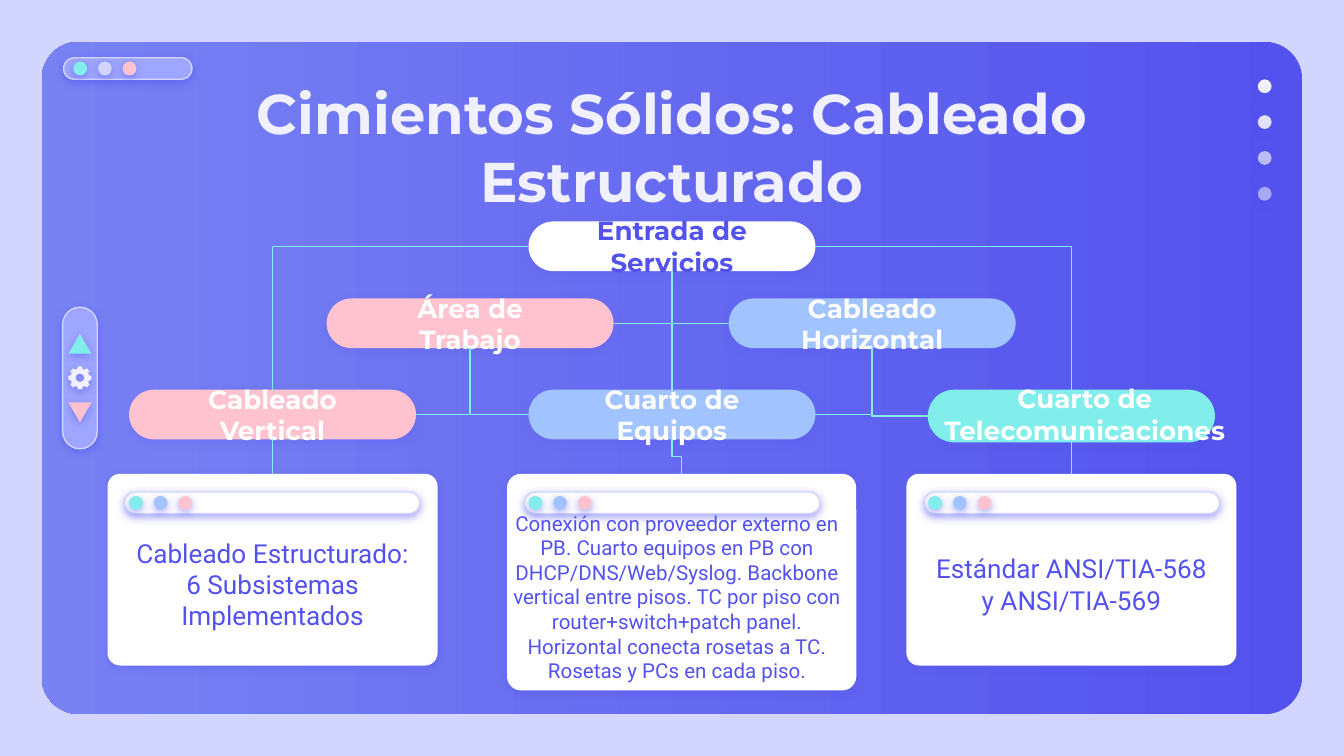
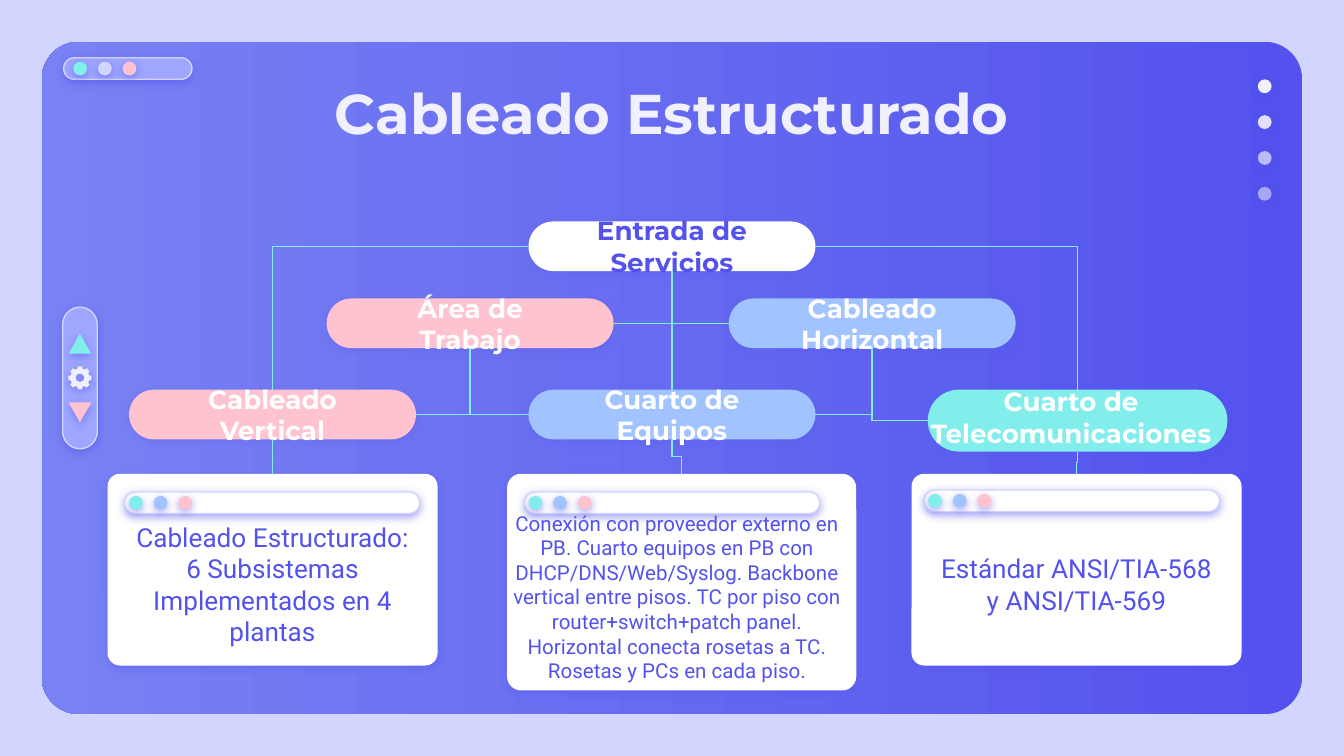
Before and after one commit to AngelHusielLaraHernandez/ProyectoRedesFI, a slide deck: slide 4 of utils/PresentacionRedesDeDatos.pptx. Drawn at 1344x756 pixels with LibreOffice and Linux fonts; fonts in the diff are those of the drawing. Boxes give left, top, right and bottom in pixels: in the first picture for what was removed or moved away, otherwise in the second. Text is boxed around its words. In the diff, an @@ line names an element or a change of style, - is before the commit and + after.

```diff
--- a/utils/PresentacionRedesDeDatos.pptx
+++ b/utils/PresentacionRedesDeDatos.pptx
@@ title at (x1=335, y1=92, x2=1008, y2=135): text changed @@
-Cimientos Sólidos: Cableado Estructurado
+Cableado Estructurado
@@ elbow line moved from (816, 246) - (1071, 390) to (816, 246) - (1078, 390) @@
@@ elbow line moved from (872, 348) - (927, 417) to (872, 348) - (927, 421) @@
@@ text "Cuarto de Telecomunicaciones" moved from (x1=945, y1=383, x2=1225, y2=446) to (x1=931, y1=386, x2=1211, y2=449) @@
@@ rounded rectangle resized from (x1=927, y1=390, x2=1215, y2=442) to (x1=927, y1=390, x2=1227, y2=452) @@
@@ rounded rectangle moved from (x1=906, y1=474, x2=1236, y2=667) to (x1=911, y1=474, x2=1242, y2=667) @@
@@ elbow line moved from (1071, 442) - (1071, 474) to (1078, 452) - (1077, 474) @@
@@ text at (x1=136, y1=527, x2=408, y2=647): text changed @@
-Cableado Estructurado: 6 Subsistemas Implementados
+Cableado Estructurado: 6 Subsistemas Implementados en 4 plantas
@@ text "Estándar ANSI/TIA-568 y ANSI/TIA-569" moved from (x1=936, y1=558, x2=1207, y2=616) to (x1=941, y1=558, x2=1212, y2=616) @@
```
Also in this commit, not shown: 9 other slides changed, 4 other files.
